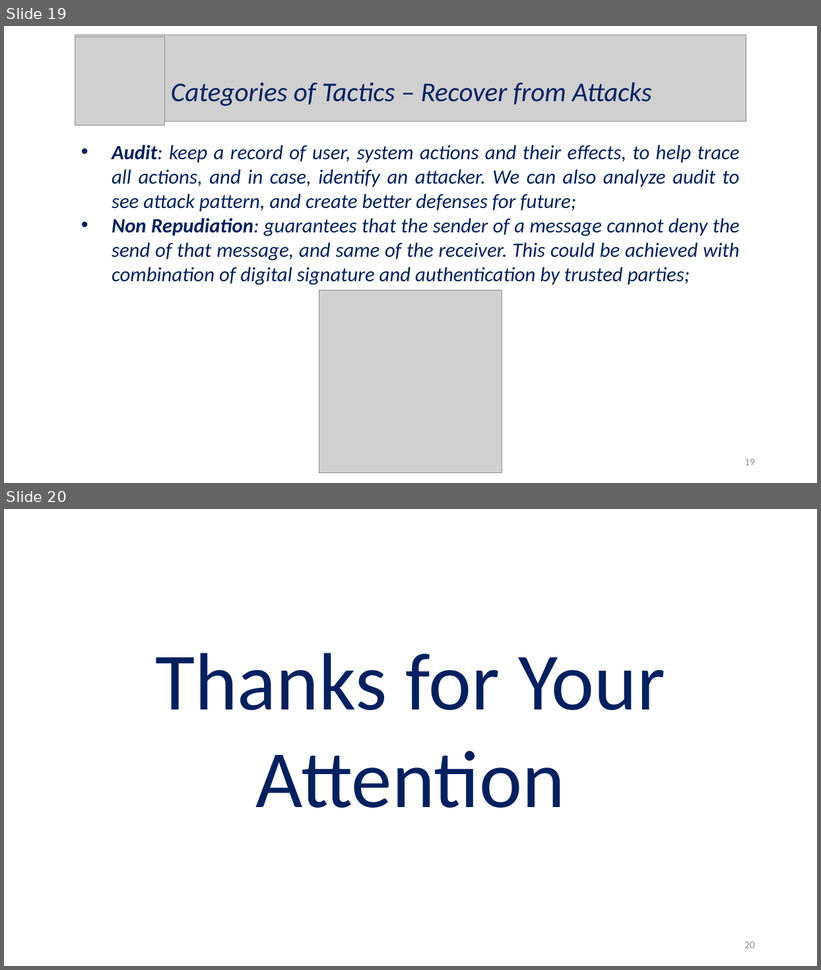
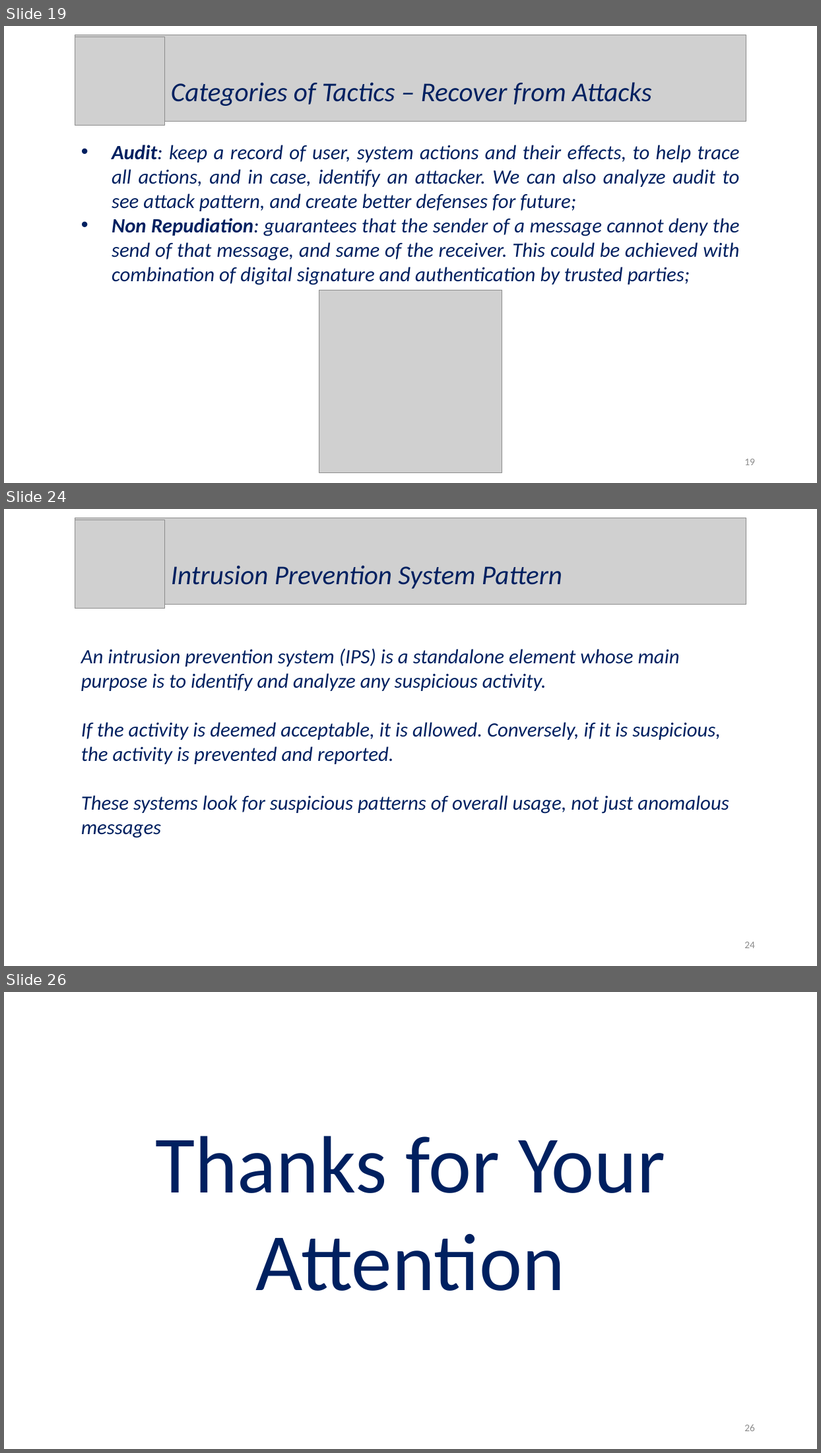
Before and after one commit to Wonderjack996/unimib-software-architecture, a slide deck: Approfondimento - Security/Presentazione - Savazzi - Alex.pptx. Shown one above the other, each under a label of ours: slides 19 and 20 before the commit, slides 19, 24 and 26 after it; the slides between them are not shown. The pictures are 821x970 and 821x1453 pixels, drawn with LibreOffice and Linux fonts; fonts in the diff are those of the drawing; grey boxes stand for pictures. Boxes give left, top, right and bottom in pixels: in the first picture for what was removed or moved away, otherwise in the second. Text is boxed around its words. In the diff, an @@ line names an element or a change of style, - is before the commit and + after.

```diff
--- a/Approfondimento - Security/Presentazione - Savazzi - Alex.pptx
+++ b/Approfondimento - Security/Presentazione - Savazzi - Alex.pptx
@@ slide 24 added at (4,509,817,966), background #FFFFFF @@
@@ picture added at (75,518,746,605) @@
@@ picture added at (75,520,165,609) @@
@@ text added at (171,565,562,589), 32 pt, text #002060, italic @@
+Intrusion Prevention System Pattern
@@ text added at (81,648,729,838), 24 pt, text #002060, italic @@
+An intrusion prevention system (IPS) is a standalone element whose main
+purpose is to identify and analyze any suspicious activity.
+If the activity is deemed acceptable, it is allowed. Conversely, if it is suspicious, the activity is prevented and reported.
+These systems look for suspicious patterns of overall usage, not just anomalous messages
@@ page number added at (745,942,755,949), 12 pt, text #8C8C8C @@
+24
@@ what was slide 20 is now slide 26 @@
@@ page number at (745,1424,755,1432): text changed @@
-20
+26
```
Also in this commit, not shown: 5 other slides added.
